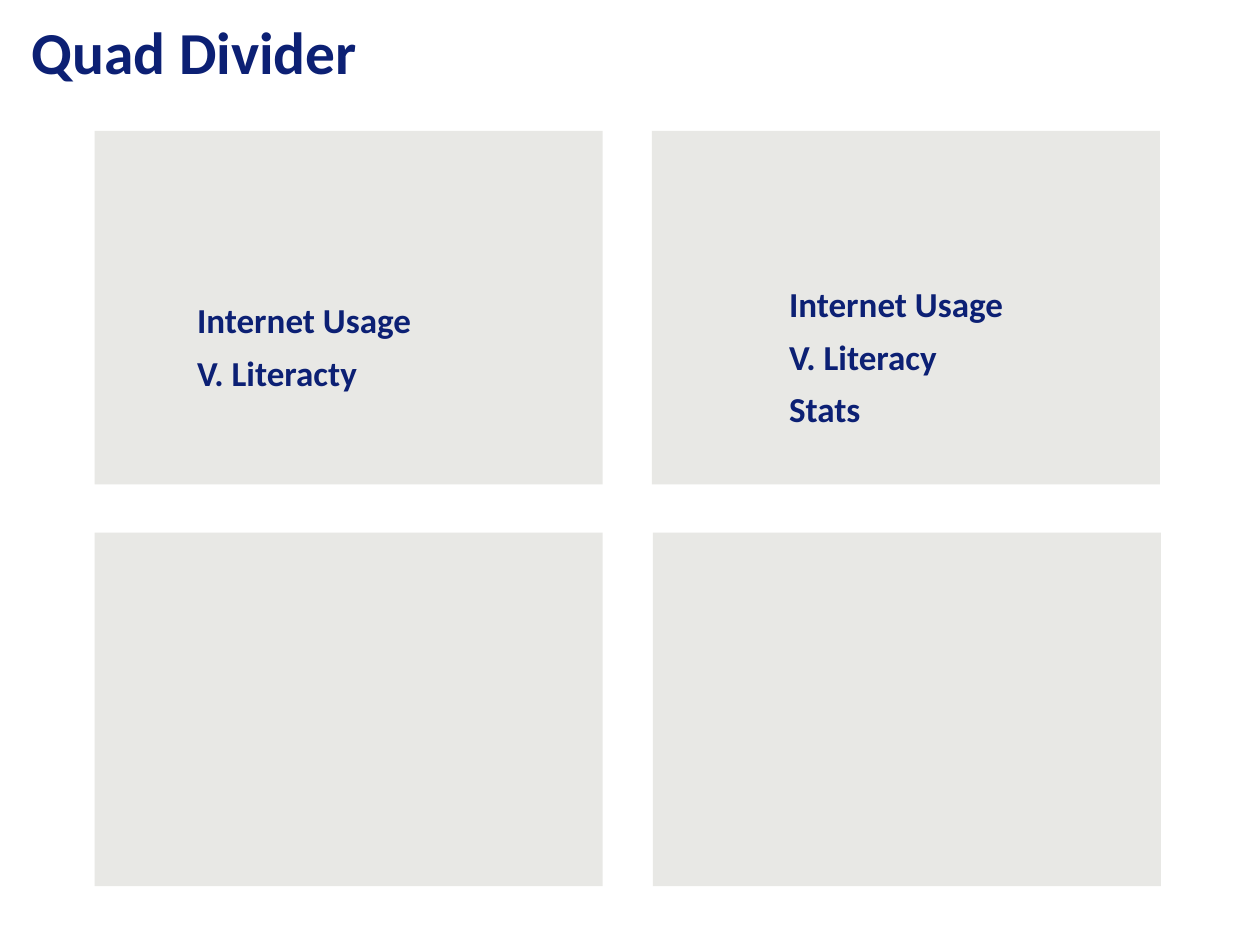
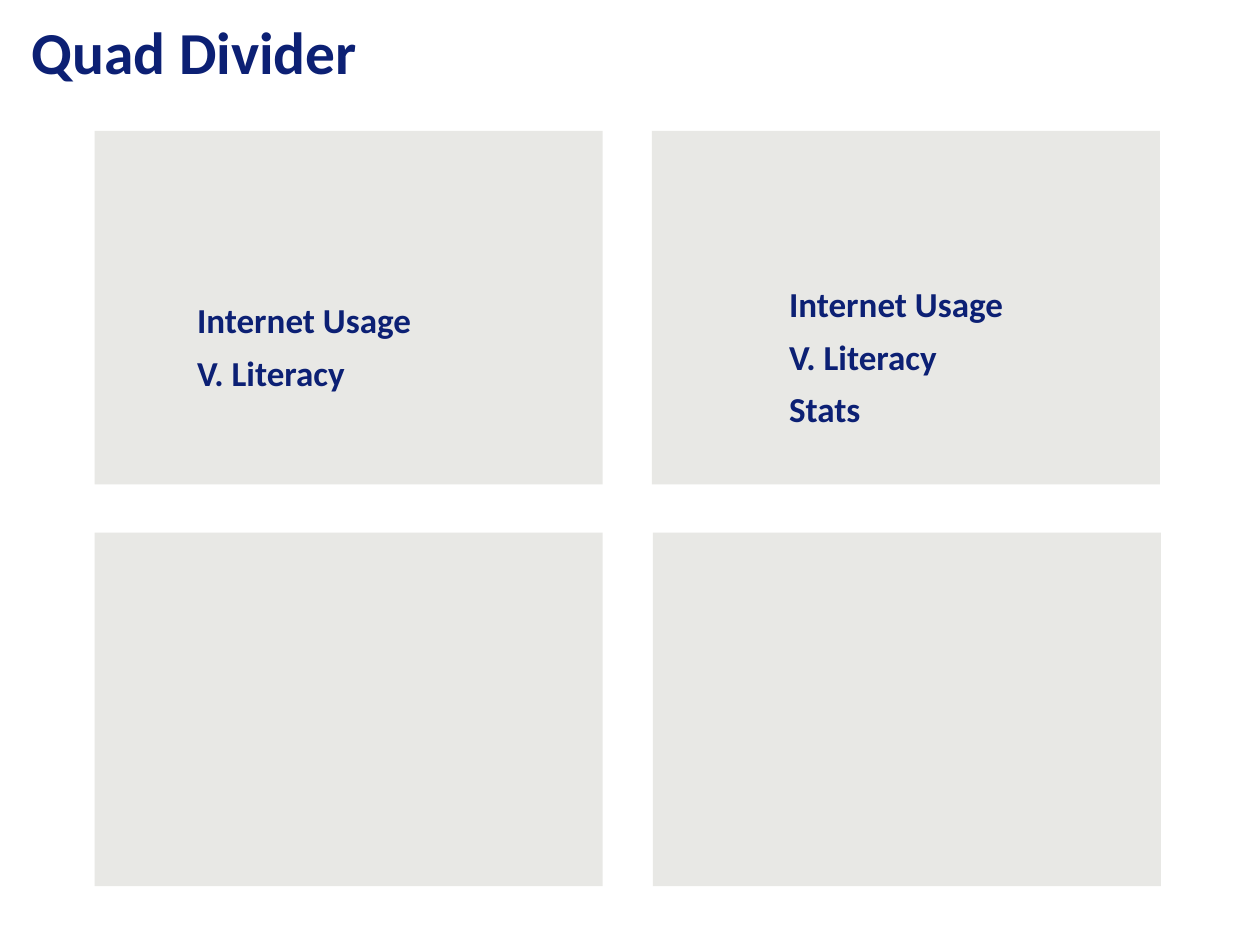
Before and after one commit to tiascott01/07_GroupProject1, a slide deck: slide 15 of Data Presentation.pptx. Drawn at 1260x945 pixels with LibreOffice and Linux fonts; fonts in the diff are those of the drawing; background and template pictures are left out. Boxes give left, top, right and bottom in pixels: in the first picture for what was removed or moved away, otherwise in the second. Text is boxed around its words. In the diff, an @@ line names an element or a change of style, - is before the commit and + after.

```diff
--- a/Data Presentation.pptx
+++ b/Data Presentation.pptx
@@ text at <box>197,310,411,392</box>: text changed @@
-Internet Usage V. Literacty
+Internet Usage V. Literacy
```
Also in this commit, not shown: 2 other files.
